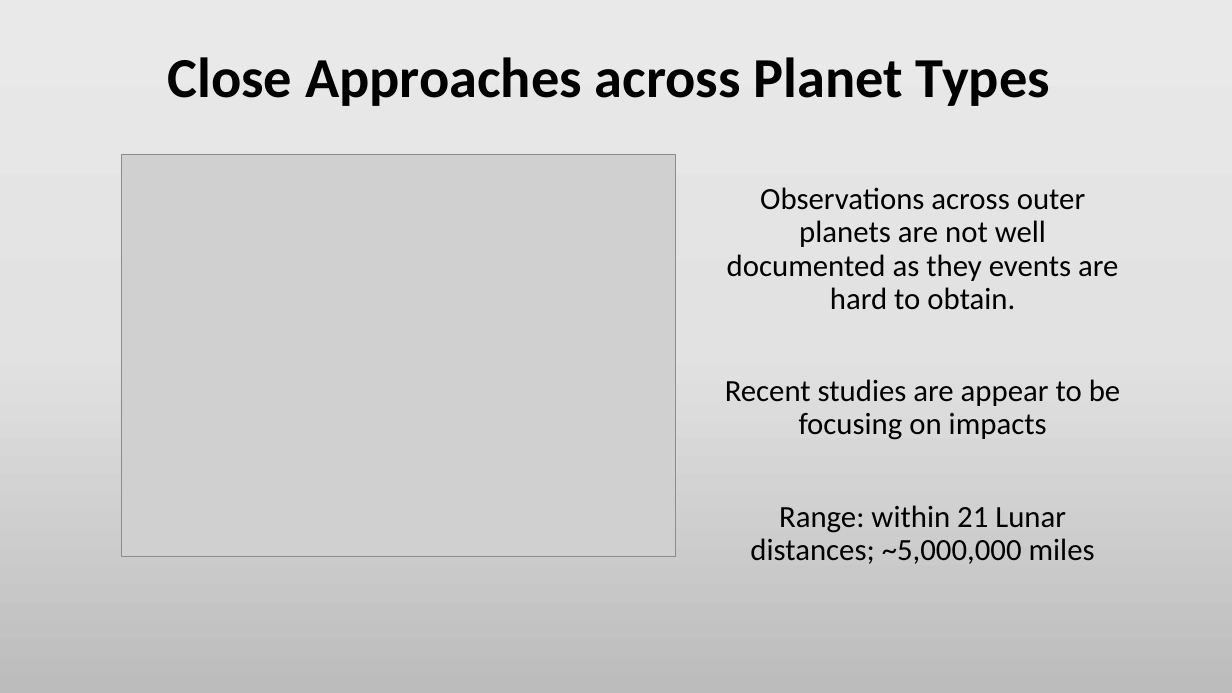
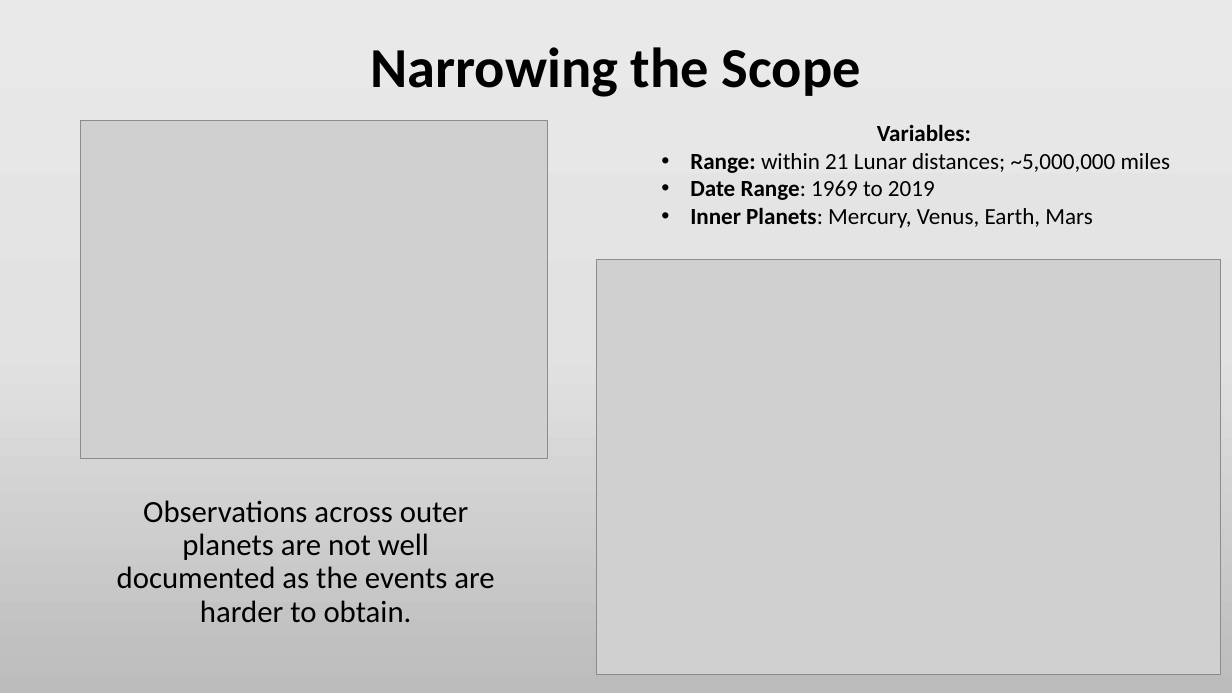
Before and after one commit to Efritch/asteroids_group_g, a slide deck: slide 16 of asteroid_analysisFinal.pptx (slide 10 before the commit). Drawn at 1232x693 pixels with LibreOffice and Linux fonts; fonts in the diff are those of the drawing; grey boxes stand for pictures. Boxes give left, top, right and bottom in pixels: in the first picture for what was removed or moved away, otherwise in the second. Text is boxed around its words. In the diff, an @@ line names an element or a change of style, - is before the commit and + after.

Commit message:
final update

```diff
--- a/asteroid_analysisFinal.pptx
+++ b/asteroid_analysisFinal.pptx
@@ title at box(370, 47, 861, 97): text changed @@
-Close Approaches across Planet Types
+Narrowing the Scope
@@ picture: place and size @@
-picture at box(121, 154, 676, 557)
+picture at box(80, 120, 547, 459)
@@ text added at box(690, 124, 1171, 228), 18 pt, text #000000 @@
+Variables:
+• Range: within 21 Lunar distances; ~5,000,000 miles
+• Date Range: 1969 to 2019
+• Inner Planets: Mercury, Venus, Earth, Mars
@@ picture added at box(597, 260, 1221, 676) @@
@@ subtitle at box(117, 500, 494, 623): text changed @@
-Observations across outer planets are not well documented as they events are hard to obtain.
-Recent studies are appear to be focusing on impacts
-Range: within 21 Lunar distances; ~5,000,000 miles
+Observations across outer planets are not well documented as the events are harder to obtain.
```
Also in this commit, not shown: 6 other slides changed, 9 slides added, 3 slides removed.
